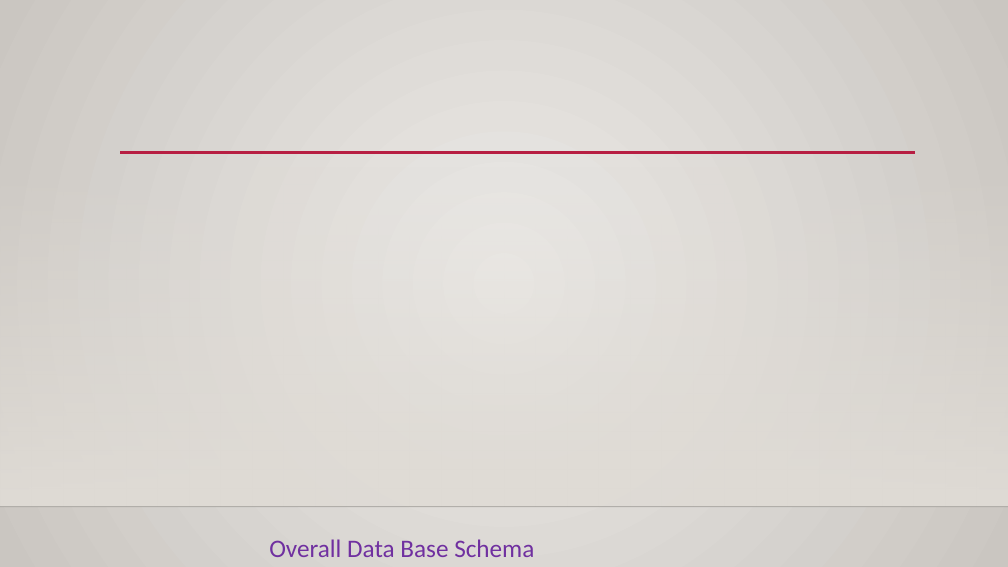
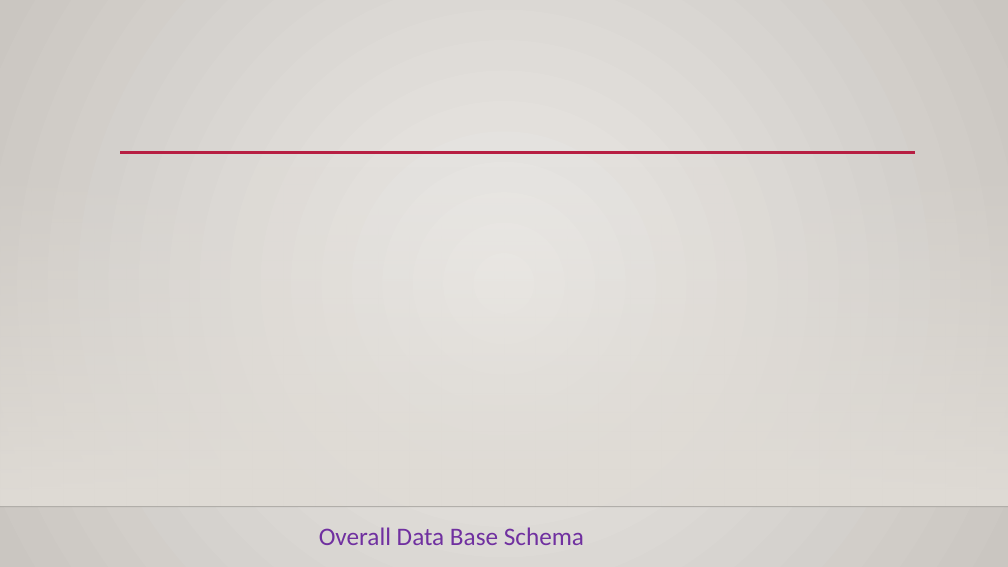
Before and after one commit to ADITYA-176/Lite-Tech-, a slide deck: slide 5 of Lite Tech Report.pptx. Drawn at 1008x567 pixels with LibreOffice and Linux fonts; fonts in the diff are those of the drawing; background and template pictures are left out. Boxes give left, top, right and bottom in pixels: in the first picture for what was removed or moved away, otherwise in the second. Text is boxed around its words. In the diff, an @@ line names an element or a change of style, - is before the commit and + after.

```diff
--- a/Lite Tech Report.pptx
+++ b/Lite Tech Report.pptx
@@ text "Overall Data Base Schema": place and size @@
-text "Overall Data Base Schema" at <box>269,539,534,557</box>
+text "Overall Data Base Schema" at <box>319,527,584,545</box>
```
